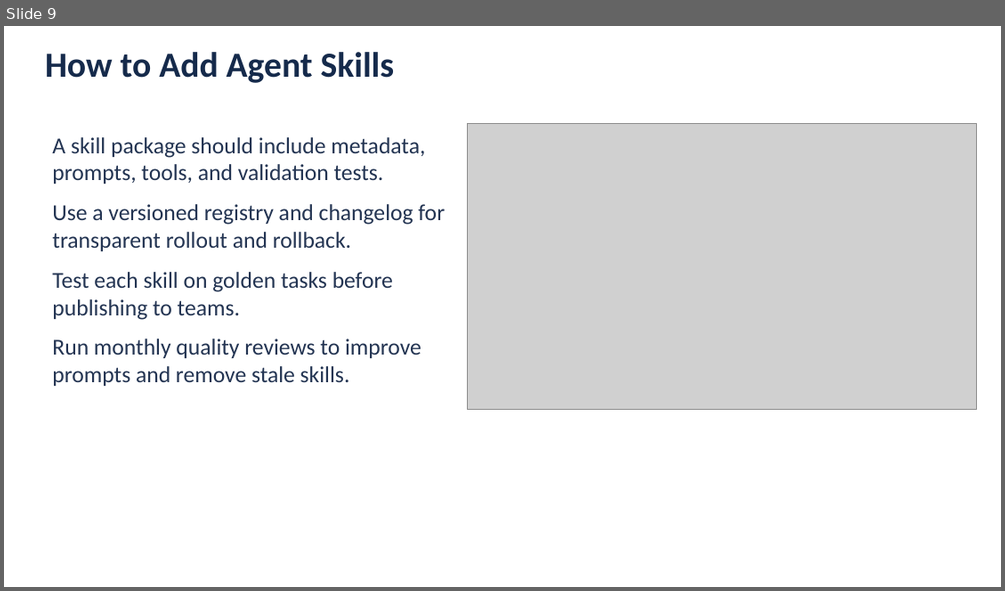
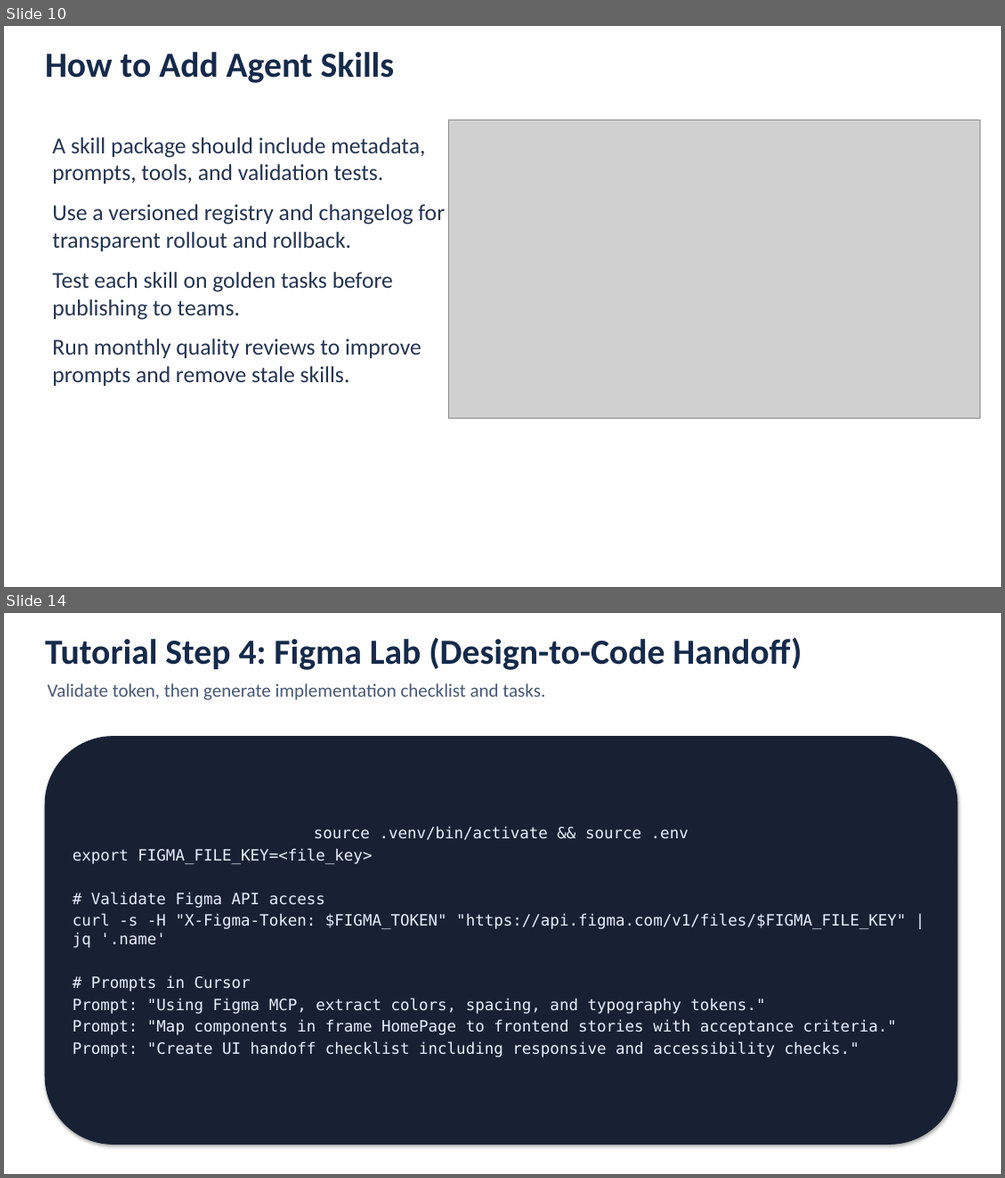
Before and after one commit to hassanahmedfoodservicesdirectunilever/cursor, a slide deck: Solution_Assessment_Cursor_AI_Capabilities_Integration_Review.pptx. Shown one above the other, each under a label of ours: slide 9 before the commit, slides 10 and 14 after it; the slides between them are not shown. The pictures are 1005x591 and 1005x1178 pixels, drawn with LibreOffice and Linux fonts; fonts in the diff are those of the drawing; grey boxes stand for pictures. Boxes give left, top, right and bottom in pixels: in the first picture for what was removed or moved away, otherwise in the second. Text is boxed around its words. In the diff, an @@ line names an element or a change of style, - is before the commit and + after.

```diff
--- a/Solution_Assessment_Cursor_AI_Capabilities_Integration_Review.pptx
+++ b/Solution_Assessment_Cursor_AI_Capabilities_Integration_Review.pptx
@@ slide 14 added at box(4, 613, 1001, 1174), background #FFFFFF @@
@@ text added at box(45, 637, 801, 670), 34 pt, text #152A4B, bold @@
+Tutorial Step 4: Figma Lab (Design-to-Code Handoff)
@@ text added at box(48, 683, 545, 700), 18 pt, text #465876 @@
+Validate token, then generate implementation checklist and tasks.
@@ rounded rectangle added at box(45, 737, 957, 1144), fill #182134, outline #182134 0.75 pt, 15 pt, text #E8EEFC @@
+source .venv/bin/activate && source .env
+export FIGMA_FILE_KEY=<file_key>
+# Validate Figma API access
+curl -s -H "X-Figma-Token: $FIGMA_TOKEN" "https://api.figma.com/v1/files/$FIGMA_FILE_KEY" | jq '.name'
+# Prompts in Cursor
+Prompt: "Using Figma MCP, extract colors, spacing, and typography tokens."
+Prompt: "Map components in frame HomePage to frontend stories with acceptance criteria."
+Prompt: "Create UI handoff checklist including responsive and accessibility checks."
@@ what was slide 9 is now slide 10 @@
@@ slide 10 changed as well @@
@@ picture: place and size @@
-picture at box(468, 123, 976, 410)
+picture at box(449, 119, 979, 418)
```
Also in this commit, not shown: 11 other slides changed, 7 other slides added, 13 other files.
